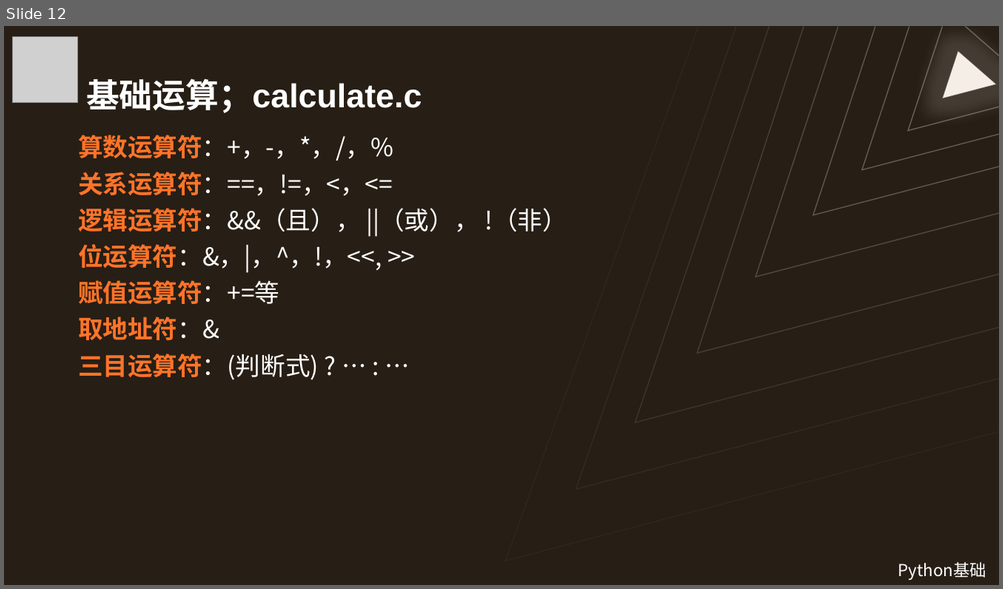
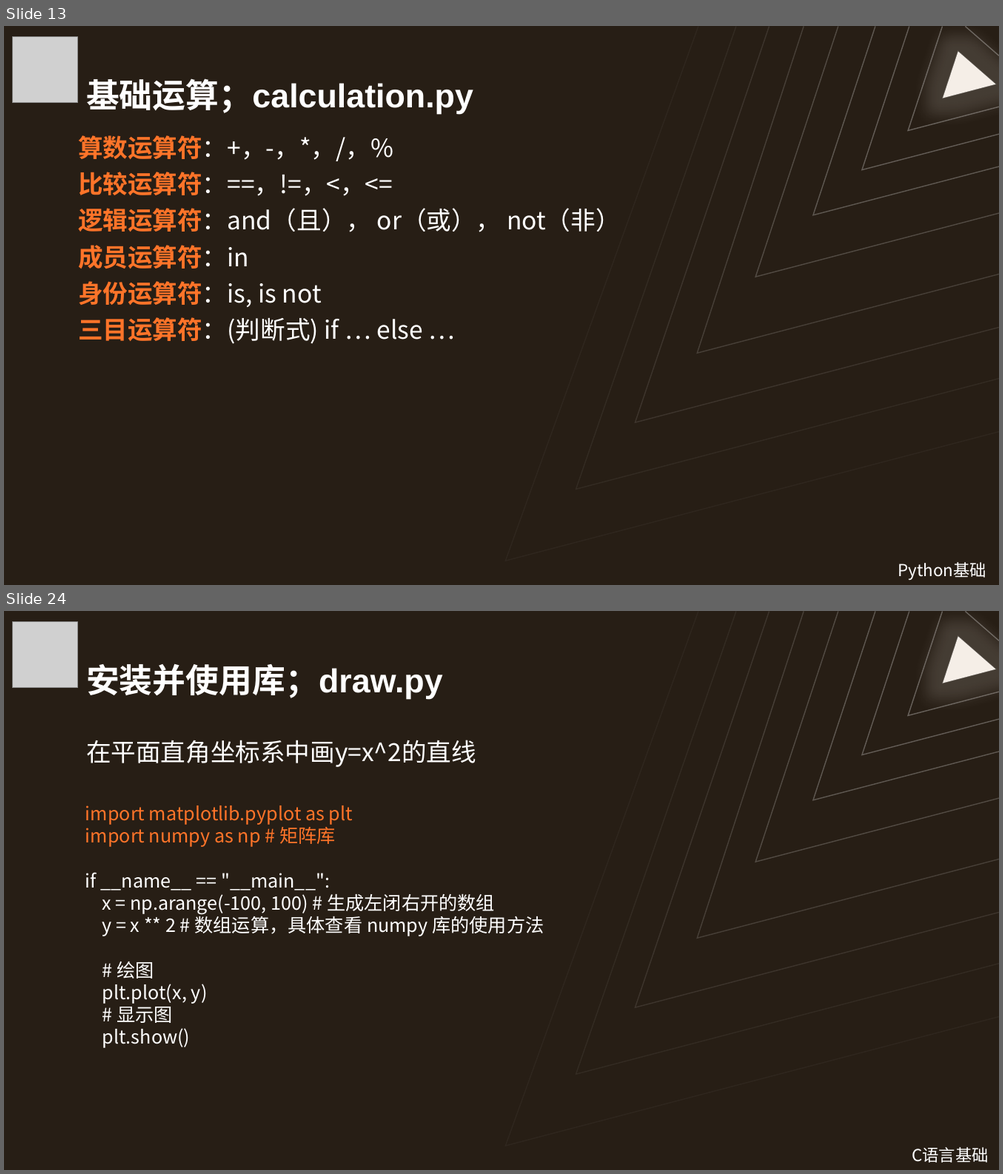
Before and after one commit to Wannerfi/CodingCourse, a slide deck: 5Python基础.pptx. Shown one above the other, each under a label of ours: slide 12 before the commit, slides 13 and 24 after it; the slides between them are not shown. The pictures are 1003x589 and 1003x1174 pixels, drawn with LibreOffice and Linux fonts; fonts in the diff are those of the drawing; grey boxes stand for pictures. Boxes give left, top, right and bottom in pixels: in the first picture for what was removed or moved away, otherwise in the second. Text is boxed around its words. In the diff, an @@ line names an element or a change of style, - is before the commit and + after.

```diff
--- a/5Python基础.pptx
+++ b/5Python基础.pptx
@@ slide 24 added at <box>4,611,999,1170</box>, background #271E15; not listed: 10 template elements that a slide beside it also shows @@
@@ picture added at <box>12,622,78,688</box> @@
@@ title added at <box>86,664,443,700</box>, 32 pt, text #FFFFFF, bold @@
+安装并使用库；draw.py
@@ text added at <box>86,740,476,767</box>, 24 pt, text #FFFFFF @@
+在平面直角坐标系中画y=x^2的直线
@@ text added at <box>85,806,543,1048</box>, 18 pt, text #FFFFFF @@
+import matplotlib.pyplot as plt
+import numpy as np # 矩阵库
+if __name__ == "__main__":
+x = np.arange(-100, 100) # 生成左闭右开的数组
+y = x ** 2 # 数组运算，具体查看 numpy 库的使用方法
+# 绘图
+plt.plot(x, y)
+# 显示图
+plt.show()
@@ text added at <box>911,1147,988,1163</box>, 16 pt, text #FFFFFF @@
+C语言基础
@@ what was slide 12 is now slide 13 @@
@@ slide 13 changed as well @@
@@ title at <box>86,79,473,115</box>: text changed @@
-基础运算；calculate.c
+基础运算；calculation.py
@@ text at <box>78,172,620,344</box>: text changed @@
-关系运算符：==，!=，<，<=
-逻辑运算符：&&（且）， ||（或）， !（非）
-位运算符：&，|，^，!，<<, >>
-赋值运算符：+=等
-取地址符：&
-三目运算符：(判断式) ? … : …
+比较运算符：==，!=，<，<=
+逻辑运算符：and（且）， or（或）， not（非）
+成员运算符：in
+身份运算符：is, is not
+三目运算符：(判断式) if … else …
```
Also in this commit, not shown: 7 other slides changed, 10 other slides added, 5 slides removed, 13 other files.
